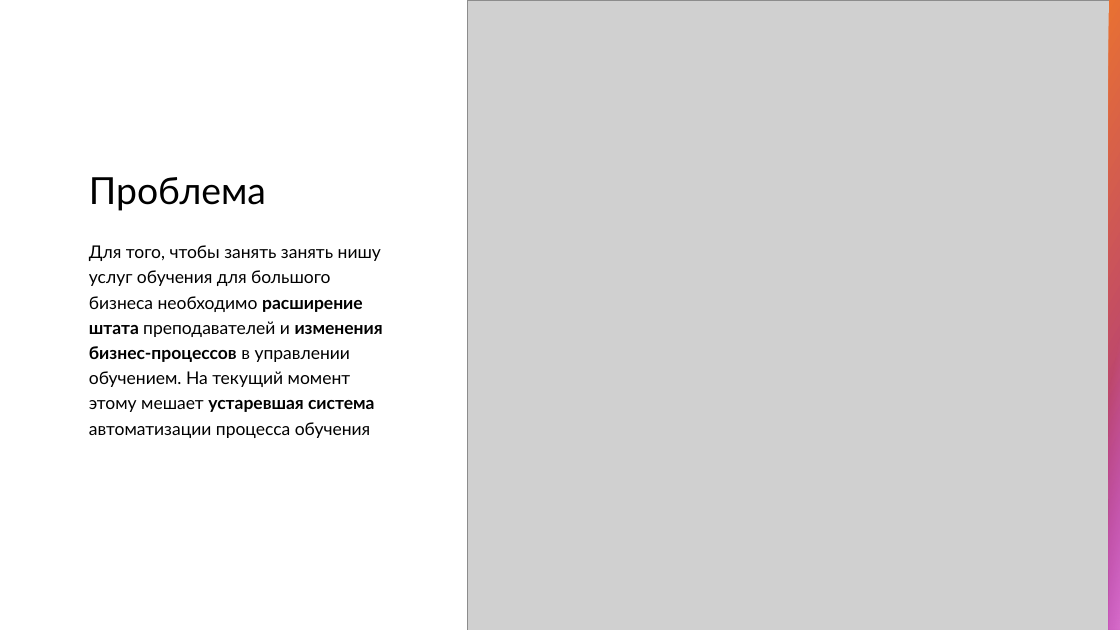
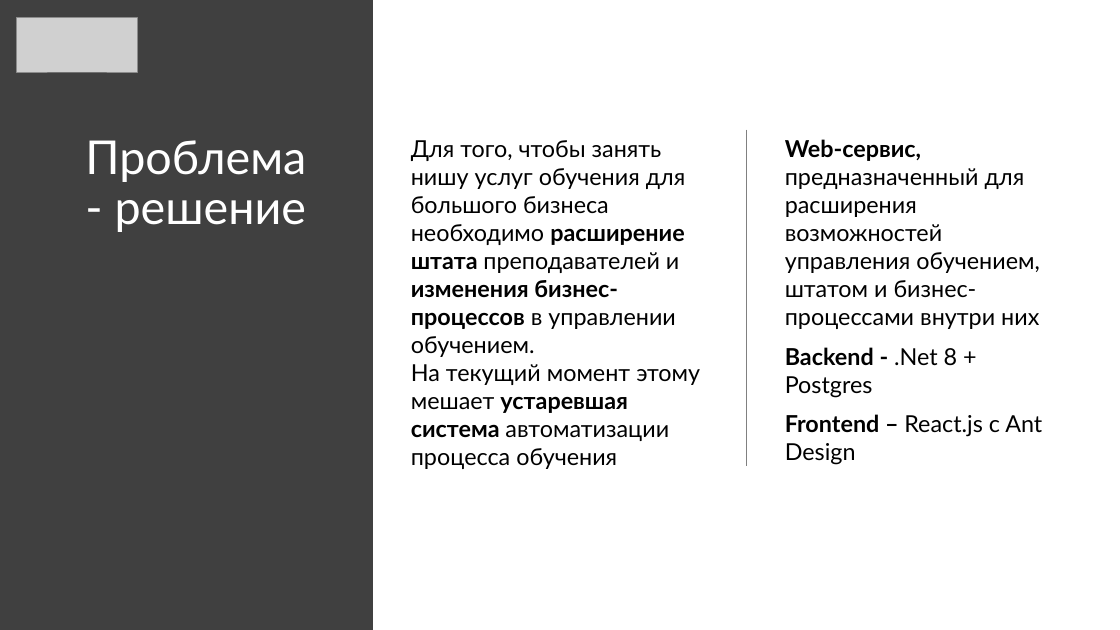
Before and after one commit to QuanticTeam/AtomSkills2024, a slide deck: slide 3 of docs/Презентация продукта.pptx. Drawn at 1120x630 pixels with LibreOffice and Linux fonts; fonts in the diff are those of the drawing; grey boxes stand for pictures. Boxes give left, top, right and bottom in pixels: in the first picture for what was removed or moved away, otherwise in the second. Text is boxed around its words. In the diff, an @@ line names an element or a change of style, - is before the commit and + after.

Commit message:
update presentation

```diff
--- a/docs/Презентация продукта.pptx
+++ b/docs/Презентация продукта.pptx
@@ rectangle added at (0,0,373,630), fill #404040 @@
@@ picture added at (17,18,137,72) @@
@@ picture removed at (467,0,1120,630) @@
@@ rectangle removed at (1109,0,1120,630) @@
@@ title "Проблема - решение" at (85,140,306,232): vertical alignment bottom to top @@
@@ title at (85,140,306,232): text changed; size 32 to 40 pt; text colour #000000 to #FFFFFF @@
-Проблема
+Проблема - решение
@@ text at (411,140,700,469): text changed; size 15 to 20 pt @@
-Для того, чтобы занять занять нишу услуг обучения для большого бизнеса необходимо расширение штата преподавателей и изменения бизнес-процессов в управлении обучением. На текущий момент этому мешает устаревшая система автоматизации процесса обучения
+Для того, чтобы занять нишу услуг обучения для большого бизнеса необходимо расширение штата преподавателей и изменения бизнес-процессов в управлении обучением.
+На текущий момент этому мешает устаревшая система автоматизации процесса обучения
@@ line added from (747, 129) to (747, 465), #808080 1 pt @@
@@ text added at (785,139,1042,465), 20 pt, text #000000 @@
+Web-сервис, предназначенный для расширения возможностей управления обучением, штатом и бизнес-процессами внутри них
+Backend - .Net 8 + Postgres
+Frontend – React.js c Ant Design
@@ rectangle removed at (1109,324,1120,630) @@
```
Also in this commit, not shown: 7 other slides changed, 3 slides added, 6 slides removed.
